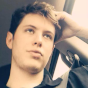
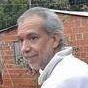
Comparing the layer stacks of the two 88 x 88 images. Changes:
added layer "Alex_Smuglovsky.png" above "Jose_Eugenio_Martinez.png" over [0, 0, 88, 88]
hid "bprighcy.bmp" over [0, 0, 88, 88]
hid "va8gnqhk.bmp" over [0, 0, 88, 88]
hid "Lorenzo_Fragala.png" over [0, 0, 88, 88]
